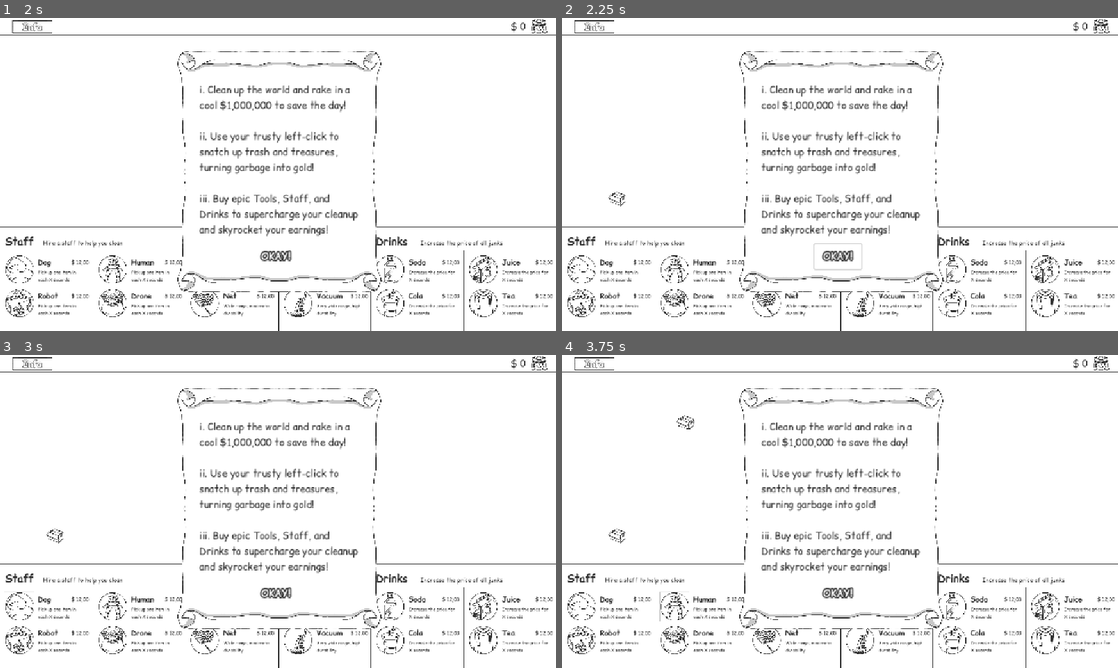
Above: before the commit, frames 1-4 (two rows, left to right).
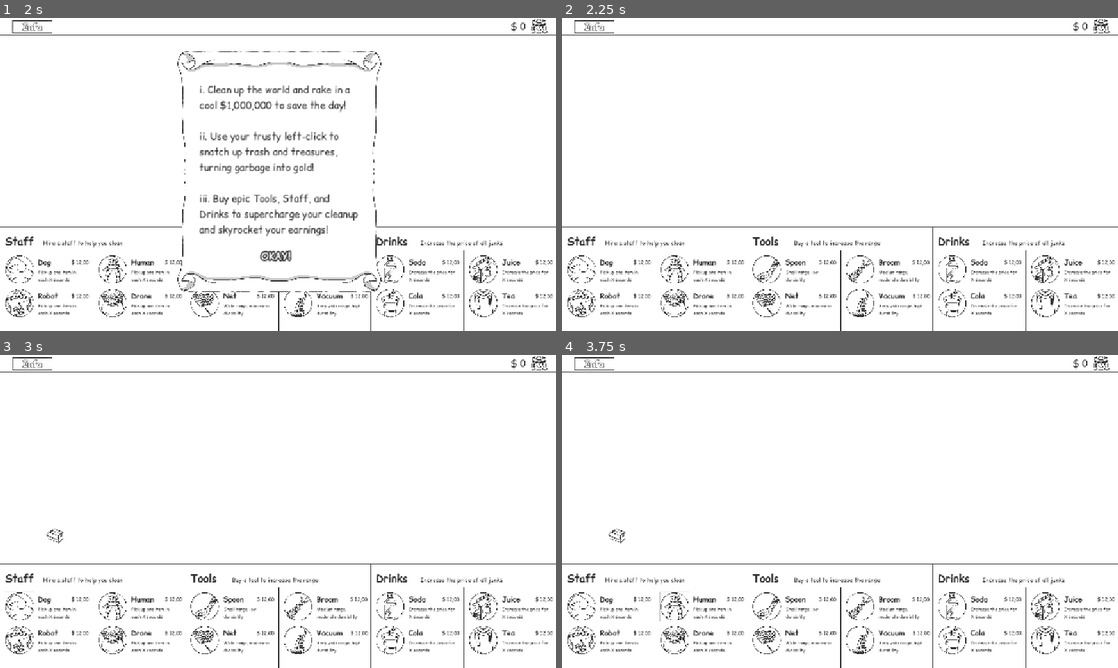
Above: after the commit, the same moments.

Repository: lu7ue/trash-cash
Game: Godot game, scene res://scenes/Start.tscn
Two runs of this game, one before a commit and one after it. Both use one fixed random seed, a clock stepped at 60 frames per second and the inputs below.
Inputs (mouse positions are in pixels of both pictures, inside the frame that each line leads up to):
- Up to frame 1 (2 s): click (278, 202) at 0.5 s; click (33, 27) at 1.25 s
- Up to frame 2 (2.25 s): click (840, 255) at 2 s, where only the run after the commit has a clickable "OKAY!"
- Up to frame 3 (3 s): click (16, 605) at 2.75 s
- Up to frame 4 (3.75 s): click (673, 605) at 3.5 s

Frame 1 is identical in both runs. In frame 2, 4.8% of the frame differs, in the area x 8-69%, y 10-88%; in frame 3, 4.7%; in frame 4, 4.7%.

Commit message:
close info after clicking the close btn

Diff:
--- a/scripts/game.gd
+++ b/scripts/game.gd
@@ -3,6 +3,9 @@
 # References
 @onready var money_label = $"Tool Bar/Money/Money Label"
 @onready var ground_area = $"Ground Area"
+@onready var info_button = $"Tool Bar/Info/Info Button"
+var info_instance: CanvasLayer
+const InfoScene := preload("res://scenes/Info.tscn")
 
 func _ready() -> void:
 	# Connect money changed signal
@@ -17,22 +20,22 @@
 	# Update initial money display
 	_on_money_changed(GameState.player_money)
 
-	# 实例化 Info 场景并加为子节点
+	# create instance for Info scene and add sub nodes for it
 	info_instance = InfoScene.instantiate()
-	info_instance.visible = false       # 默认隐藏
+	info_instance.visible = false
 	add_child(info_instance)
+	print("Info instance added:", info_instance)
 
-	# 连接 info 按钮
-	info_button.pressed.connect(_on_info_pressed)
+	# connect with info btn
+	if info_button:
+		info_button.pressed.connect(_on_info_pressed)
+	else:
+		print("Error: Info button not found at path 'Tool Bar/Info/Info Button'")
 
 func _on_money_changed(amount: int) -> void:
 	money_label.text = "$ " + str(amount)
 
-
-@onready var info_button = $"Tool Bar/Info/Info Button"  # 替换为你实际的按钮路径
-var info_instance: CanvasLayer                # 用来引用 Info 场景的实例
-
-const InfoScene := preload("res://scenes/Info.tscn")  # 替换路径为你实际路径
-
 func _on_info_pressed():
-	info_instance.visible = true        # 显示 Info 场景
+	print("Info button pressed!")
+	info_instance.visible = true
+	get_tree().paused = true
--- a/scripts/info.gd
+++ b/scripts/info.gd
@@ -3,9 +3,14 @@
 @onready var close_button = $"Panel/Close Button"
 
 func _ready():
-	# 确保按钮连接成功
-	close_button.pressed.connect(_on_close_pressed)
+	if close_button:
+		print("Close button found:", close_button)
+		close_button.pressed.connect(_on_close_pressed)
+	else:
+		print("Error: Close button not found at path 'Panel/Close Button'")
 
 func _on_close_pressed():
+	print("Close button pressed! Hiding Info scene...")
 	hide()
-	get_tree().paused = false  # 恢复游戏
+	print("Info scene visible after hide:", visible)
+	get_tree().paused = false
